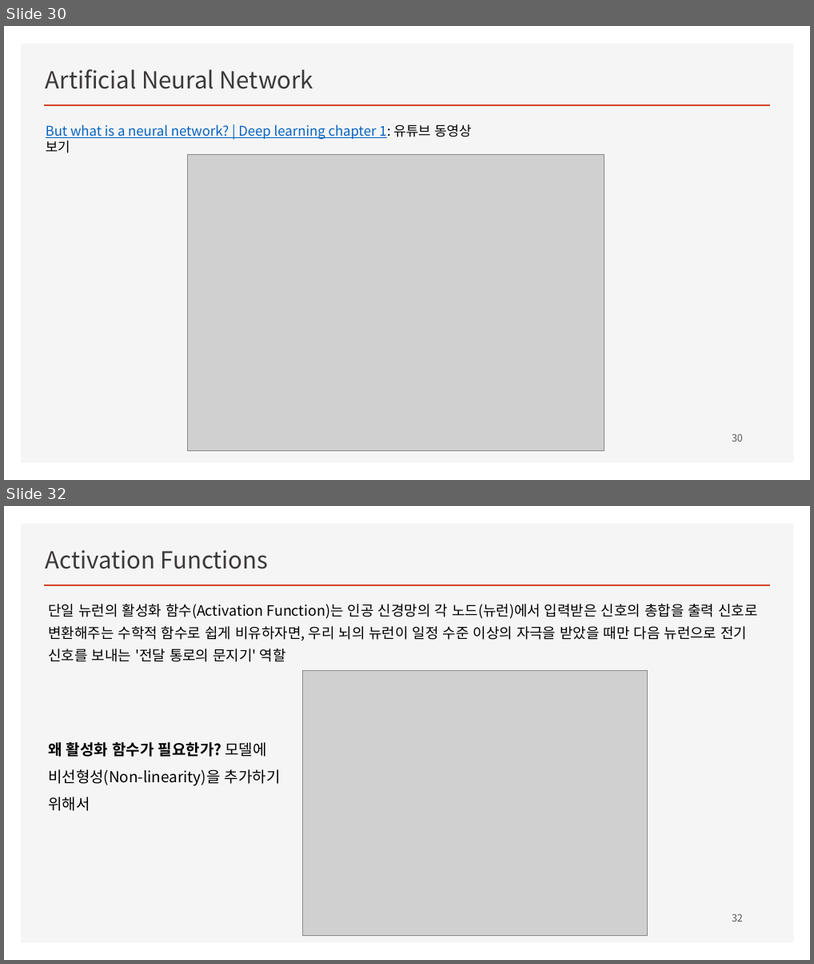
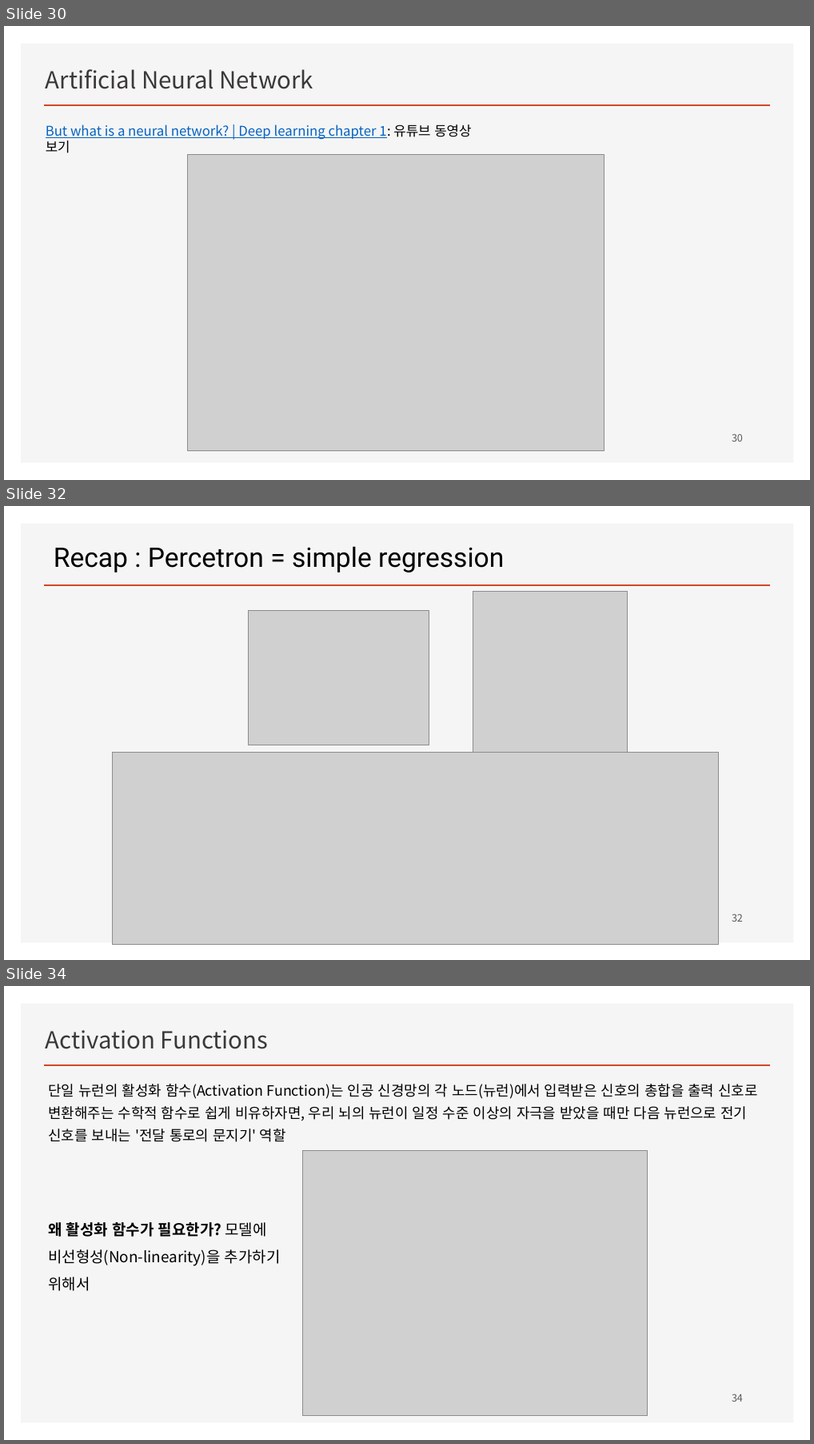
Before and after one commit to ancestor9/mathematics-for-machine-learning, a slide deck: Linear_Algebra/w4_Perceptron_Regression.pptx. Shown one above the other, each under a label of ours: slides 30 and 32 before the commit, slides 30, 32 and 34 after it; the slides between them are not shown. The pictures are 814x964 and 814x1444 pixels, drawn with LibreOffice and Linux fonts; fonts in the diff are those of the drawing; grey boxes stand for pictures; background and template pictures are left out. Boxes give left, top, right and bottom in pixels: in the first picture for what was removed or moved away, otherwise in the second. Text is boxed around its words. In the diff, an @@ line names an element or a change of style, - is before the commit and + after.

```diff
--- a/Linear_Algebra/w4_Perceptron_Regression.pptx
+++ b/Linear_Algebra/w4_Perceptron_Regression.pptx
@@ slide 32 added at (x1=4, y1=506, x2=810, y2=960), background #FFFFFF; not listed: 2 template elements that a slide beside it also shows @@
@@ text added at (x1=54, y1=546, x2=504, y2=572), 32 pt, text #000000 @@
+Recap : Percetron = simple regression
@@ picture added at (x1=474, y1=592, x2=628, y2=756) @@
@@ picture added at (x1=249, y1=611, x2=430, y2=744) @@
@@ picture added at (x1=113, y1=752, x2=720, y2=944) @@
@@ page number added at (x1=732, y1=913, x2=743, y2=921), 12 pt, text #595959 @@
+32
@@ what was slide 32 is now slide 34 @@
@@ page number at (x1=732, y1=1393, x2=743, y2=1401): text changed @@
-32
+34
```
Also in this commit, not shown: 8 slides changed, 6 other slides added.
